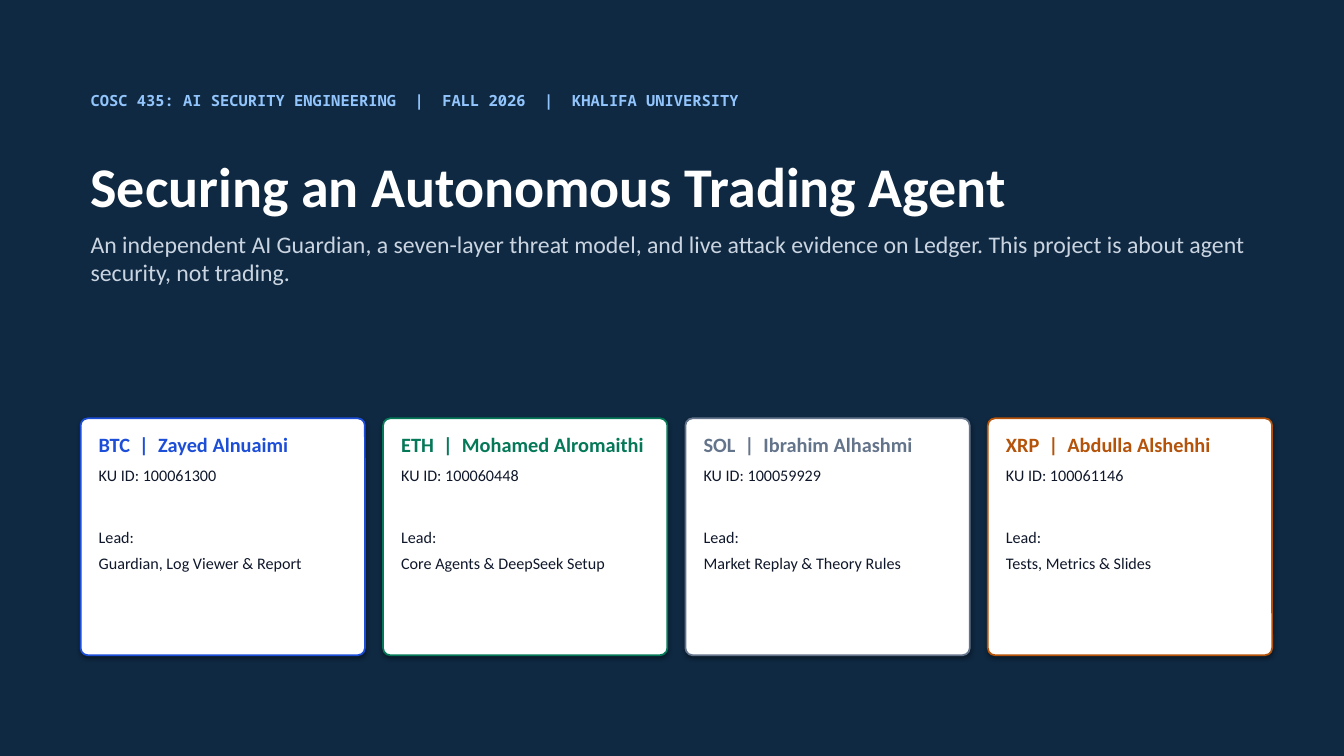
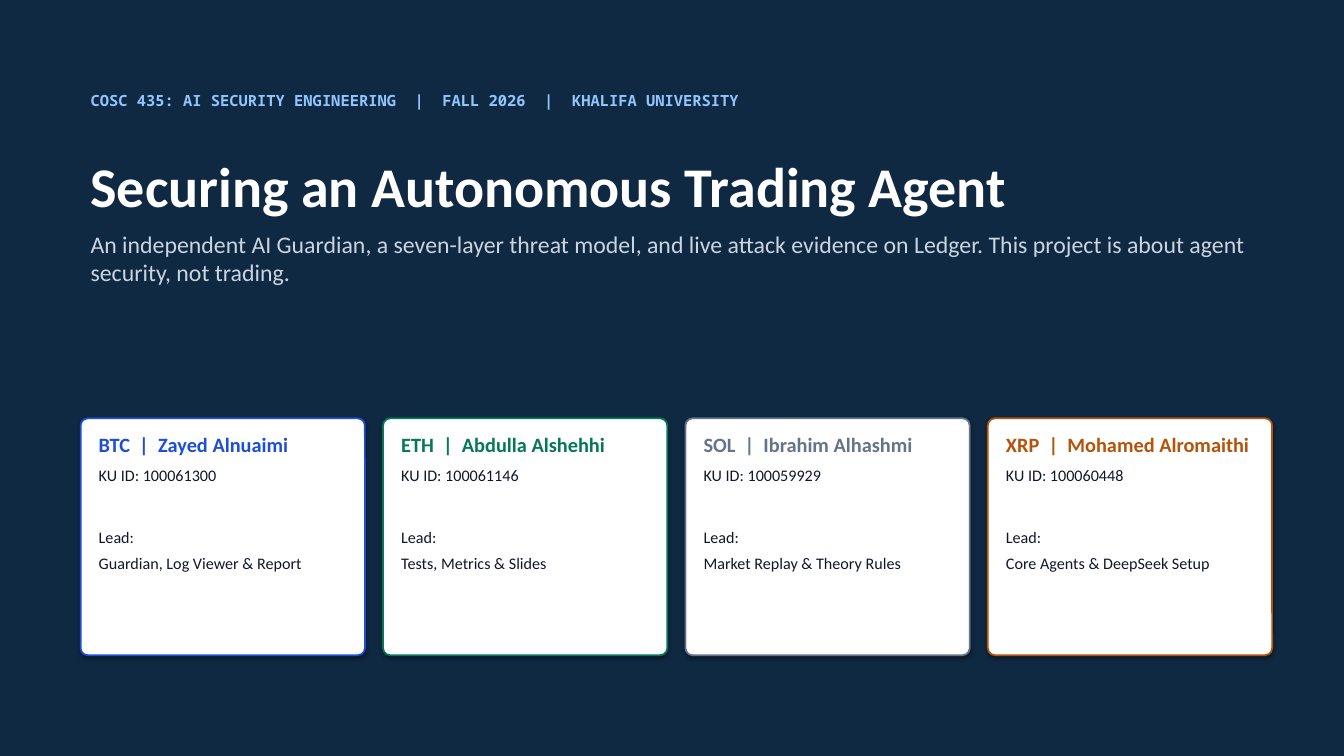
Before and after one commit to HaLTic/Ai_Security_Ledger_Project, a slide deck: slide 1 of slides/COSC435_Ledger_Guardian_Demo.pptx. Drawn at 1344x756 pixels with LibreOffice and Linux fonts; fonts in the diff are those of the drawing. Boxes give left, top, right and bottom in pixels: in the first picture for what was removed or moved away, otherwise in the second. Text is boxed around its words. In the diff, an @@ line names an element or a change of style, - is before the commit and + after.

```diff
--- a/slides/COSC435_Ledger_Guardian_Demo.pptx
+++ b/slides/COSC435_Ledger_Guardian_Demo.pptx
@@ text at (x1=401, y1=437, x2=605, y2=571): text changed @@
-ETH | Mohamed Alromaithi
-KU ID: 100060448
-Lead:
-Core Agents & DeepSeek Setup
+ETH | Abdulla Alshehhi
+KU ID: 100061146
+Lead:
+Tests, Metrics & Slides
@@ text at (x1=1006, y1=437, x2=1249, y2=572): text changed @@
-XRP | Abdulla Alshehhi
-KU ID: 100061146
-Lead:
-Tests, Metrics & Slides
+XRP | Mohamed Alromaithi
+KU ID: 100060448
+Lead:
+Core Agents & DeepSeek Setup
```
Also in this commit, not shown: 2 other slides changed, 6 other files.
